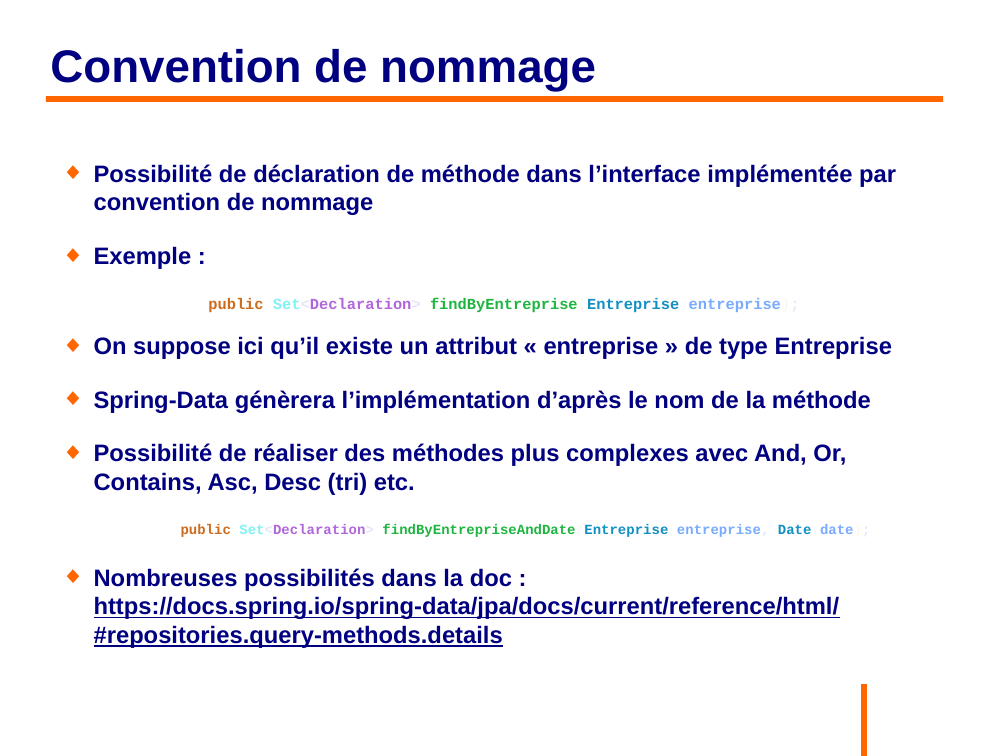
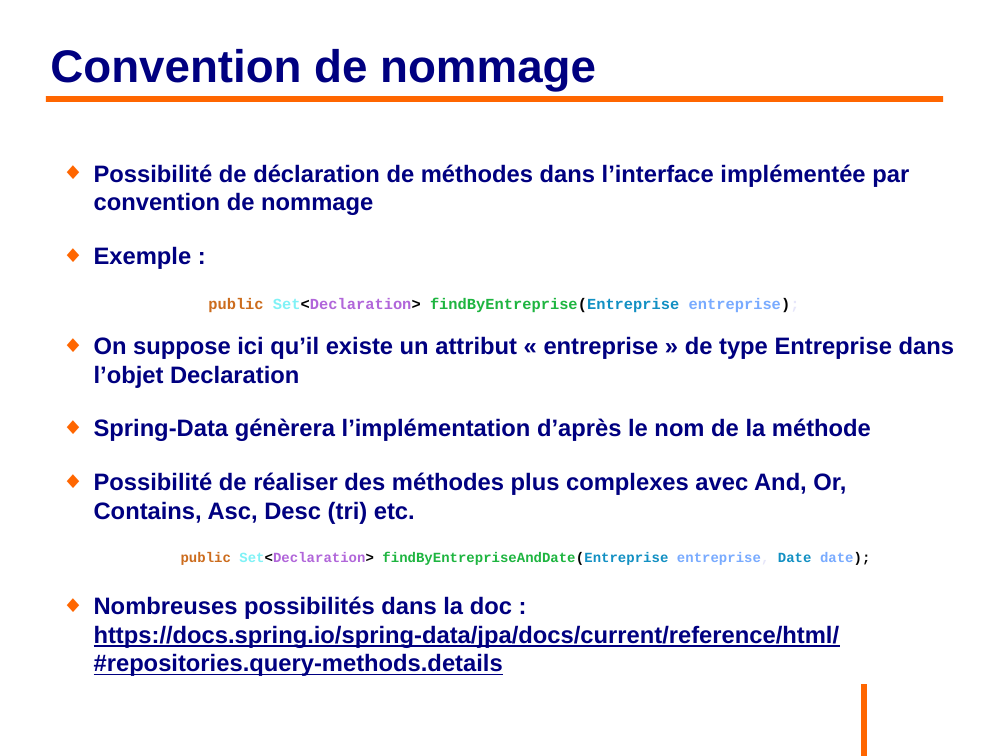
Before and after one commit to philphils/formation-hibernate-avancee, a slide deck: slide 35 of Documentation/diapo_formation_hibernate_avancee.odp. Drawn at 1008x756 pixels with LibreOffice and Linux fonts; fonts in the diff are those of the drawing; background and template pictures are left out. Boxes give left, top, right and bottom in pixels: in the first picture for what was removed or moved away, otherwise in the second. Text is boxed around its words. In the diff, an @@ line names an element or a change of style, - is before the commit and + after.

```diff
--- a/Documentation/diapo_formation_hibernate_avancee.odp
+++ b/Documentation/diapo_formation_hibernate_avancee.odp
@@ text at bbox=[94, 164, 909, 215]: text changed @@
-◆ Possibilité de déclaration de méthode dans l’interface implémentée par convention de nommage
+◆ Possibilité de déclaration de méthodes dans l’interface implémentée par convention de nommage
@@ text at bbox=[181, 298, 870, 565]: text colour #E6E6FA to #000000 in "Set<Declaration>", "Set<Declaration> date);"; text colour #F9FAF4 to #000000 in "findByEntreprise(Entreprise entreprise);", "findByEntrepriseAndDate(Entreprise date);" @@
@@ text at bbox=[94, 336, 954, 388]: text changed @@
-◆ On suppose ici qu’il existe un attribut « entreprise » de type Entreprise
+◆ On suppose ici qu’il existe un attribut « entreprise » de type Entreprise dans l’objet Declaration
```
Also in this commit, not shown: 6 other slides changed.
